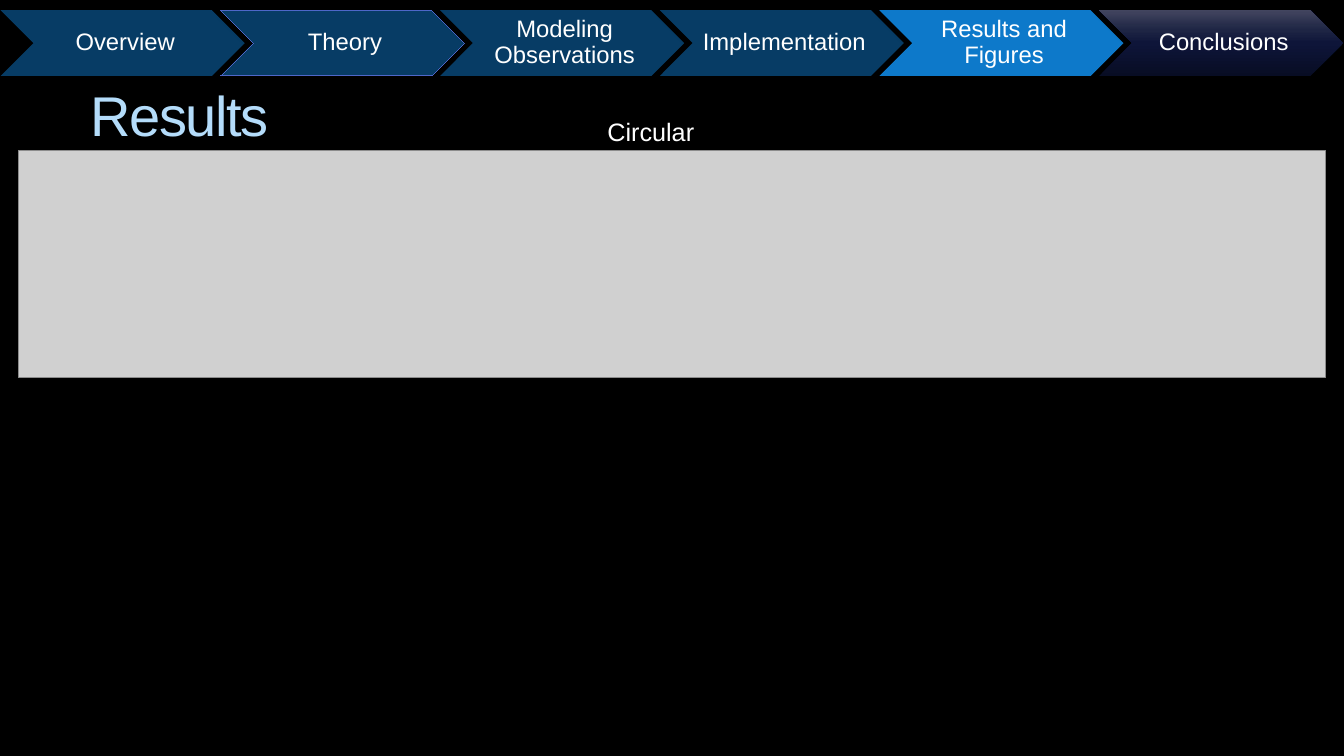
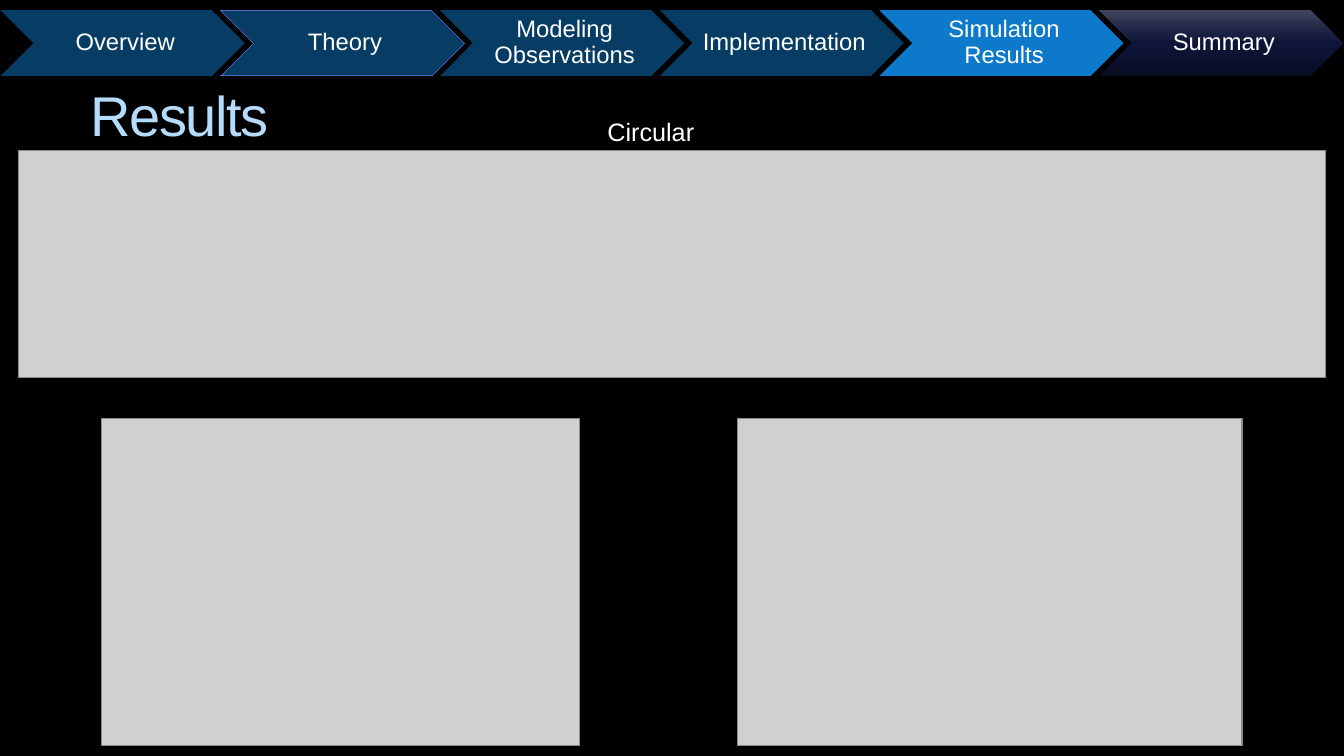
Before and after one commit to psmd-iberutaru/Akamai-Internship, a slide deck: slide 12 of Akamai/Final_Presentation/Akamai_Final_Presentation.pptx. Drawn at 1344x756 pixels with LibreOffice and Linux fonts; fonts in the diff are those of the drawing; grey boxes stand for pictures; background and template pictures are left out. Boxes give left, top, right and bottom in pixels: in the first picture for what was removed or moved away, otherwise in the second. Text is boxed around its words. In the diff, an @@ line names an element or a change of style, - is before the commit and + after.

```diff
--- a/Akamai/Final_Presentation/Akamai_Final_Presentation.pptx
+++ b/Akamai/Final_Presentation/Akamai_Final_Presentation.pptx
@@ text at (948, 19, 1059, 64): text changed @@
-Results and Figures
+Simulation Results
@@ text at (1173, 33, 1275, 55): text changed @@
-Conclusions
+Summary
@@ picture added at (102, 418, 580, 746) @@
@@ picture added at (738, 418, 1242, 746) @@
```
Also in this commit, not shown: 16 other slides changed, 3 slides added, 22 other files.
